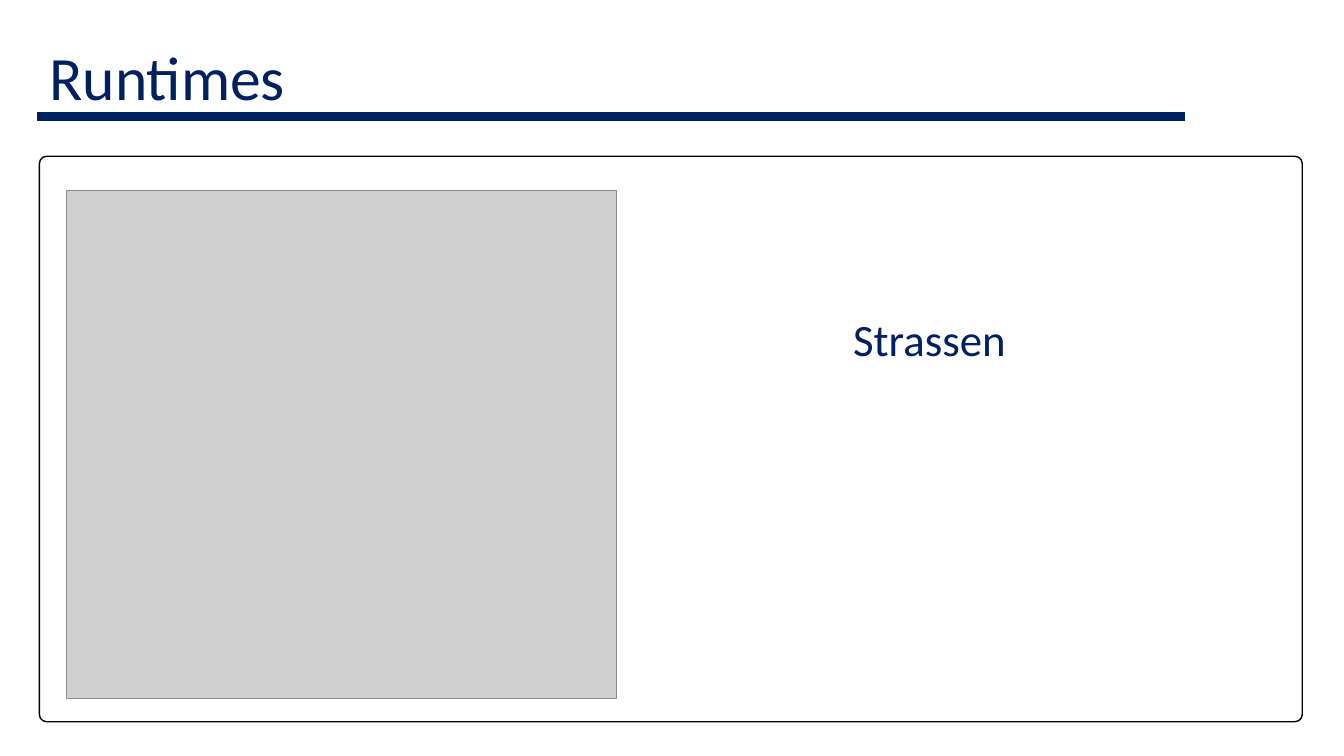
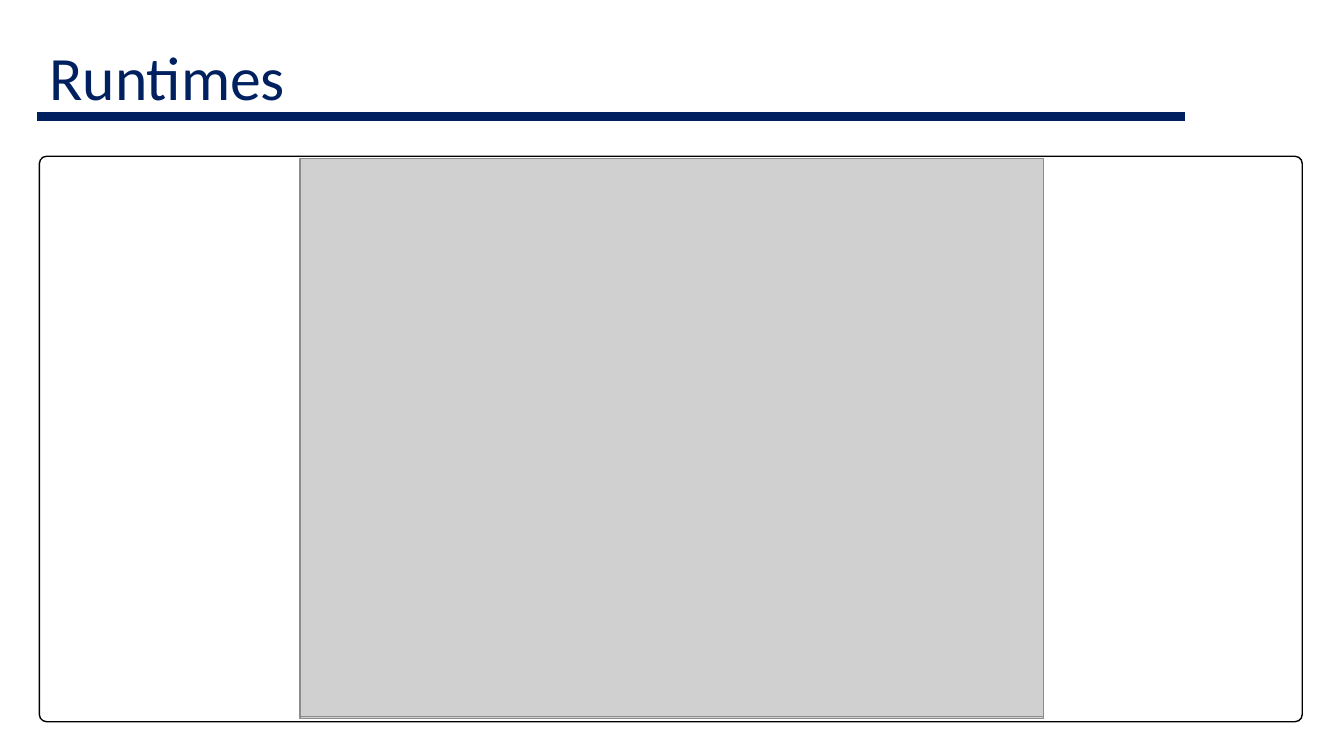
Before and after one commit to GenosW/Numerical-Computation, a slide deck: slide 6 of StrassenAlg/docu/The Strassen Algorithm_v2.pptx (slide 5 before the commit). Drawn at 1344x756 pixels with LibreOffice and Linux fonts; fonts in the diff are those of the drawing; grey boxes stand for pictures. Boxes give left, top, right and bottom in pixels: in the first picture for what was removed or moved away, otherwise in the second. Text is boxed around its words. In the diff, an @@ line names an element or a change of style, - is before the commit and + after.

```diff
--- a/StrassenAlg/docu/The Strassen Algorithm_v2.pptx
+++ b/StrassenAlg/docu/The Strassen Algorithm_v2.pptx
@@ picture added at <box>300,161,1045,720</box> @@
@@ picture added at <box>300,158,1045,717</box> @@
@@ picture removed at <box>67,191,616,699</box> @@
@@ text removed at <box>853,327,1006,357</box> @@
-Strassen
```
Also in this commit, not shown: 1 slide added, 2 other files.
